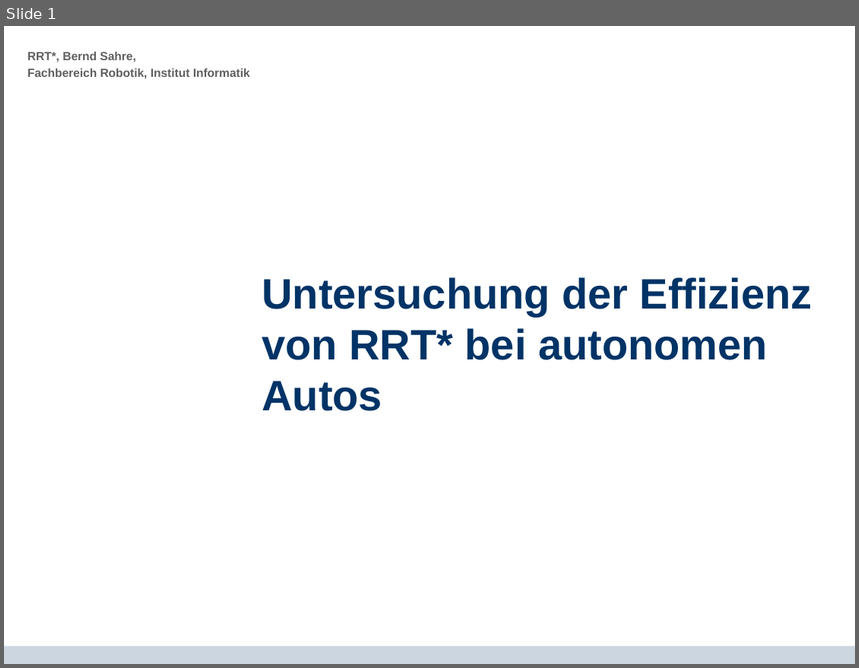
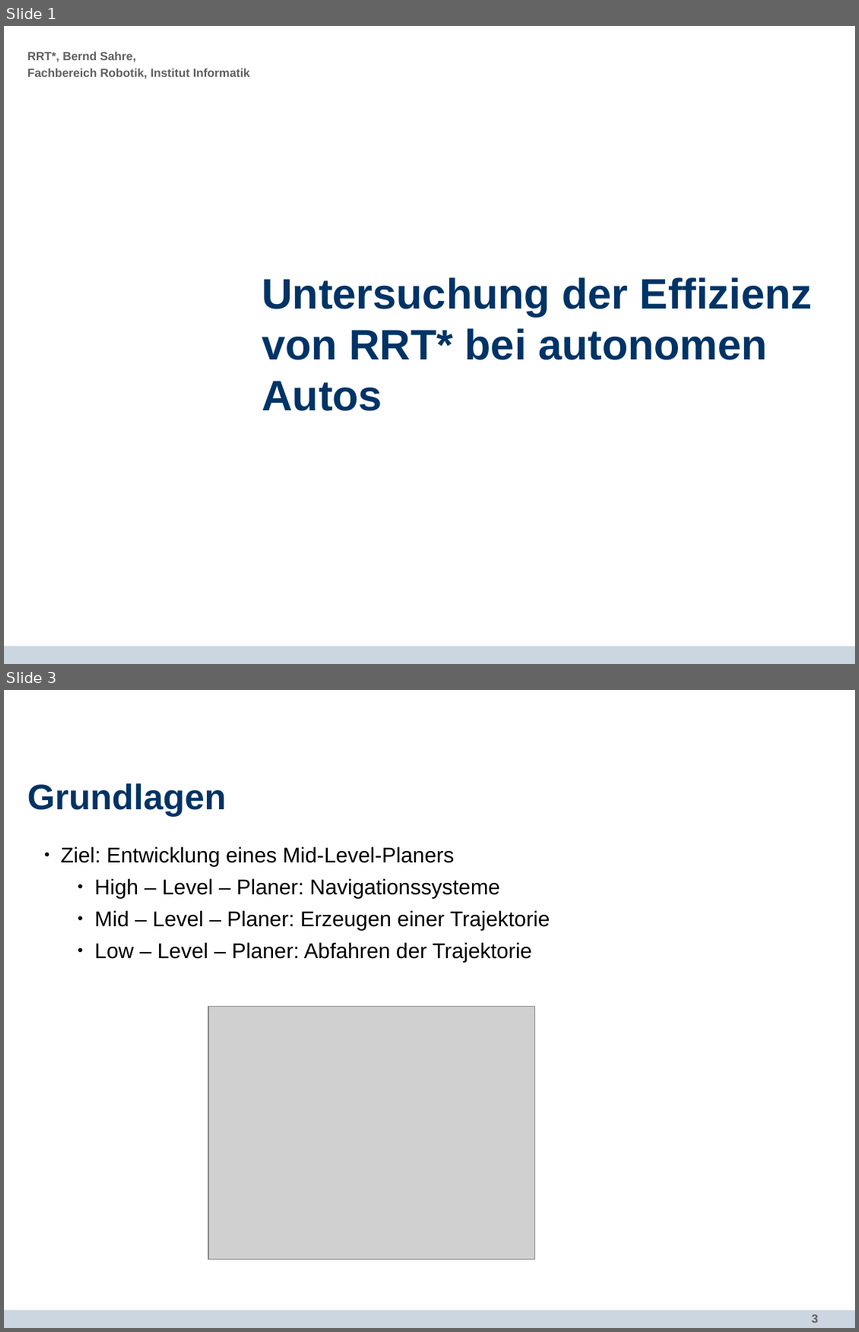
Before and after one commit to bernd96/Bachelorarbeit, a slide deck: Verteidigung/RRT_STAR_Presentation.odp. Shown one above the other, each under a label of ours: slide 1 before the commit, slides 1 and 3 after it; the slides between them are not shown. The pictures are 859x668 and 859x1332 pixels, drawn with LibreOffice and Linux fonts; fonts in the diff are those of the drawing; grey boxes stand for pictures; background and template pictures are left out. Boxes give left, top, right and bottom in pixels: in the first picture for what was removed or moved away, otherwise in the second. Text is boxed around its words. In the diff, an @@ line names an element or a change of style, - is before the commit and + after.

```diff
--- a/Verteidigung/RRT_STAR_Presentation.odp
+++ b/Verteidigung/RRT_STAR_Presentation.odp
@@ slide 3 added at (4,690,855,1328), background #FFFFFF; not listed: 1 template element that a slide beside it also shows @@
@@ title added at (28,783,226,816), 30 pt, text #003366, bold @@
+Grundlagen
@@ text added at (61,847,550,962), 18 pt, text #000000 @@
+  ● Ziel: Entwicklung eines Mid-Level-Planers
+    ● High – Level – Planer: Navigationssysteme
+    ● Mid – Level – Planer: Erzeugen einer Trajektorie
+    ● Low – Level – Planer: Abfahren der Trajektorie
@@ picture added at (208,1007,534,1259) @@
@@ page number added at (812,1315,819,1323), 10 pt, text #5F5F5F, bold @@
+3
```
Also in this commit, not shown: 1 slide changed, 33 other slides added, 27 slides removed, 24 other files.
